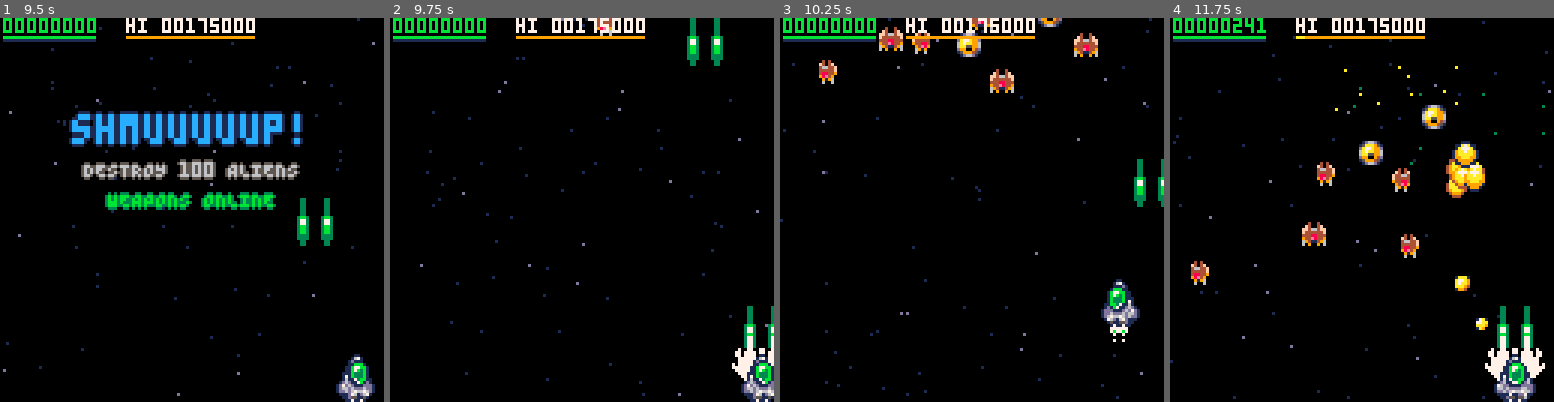
Above: before the commit, frames 1-4 (left to right).
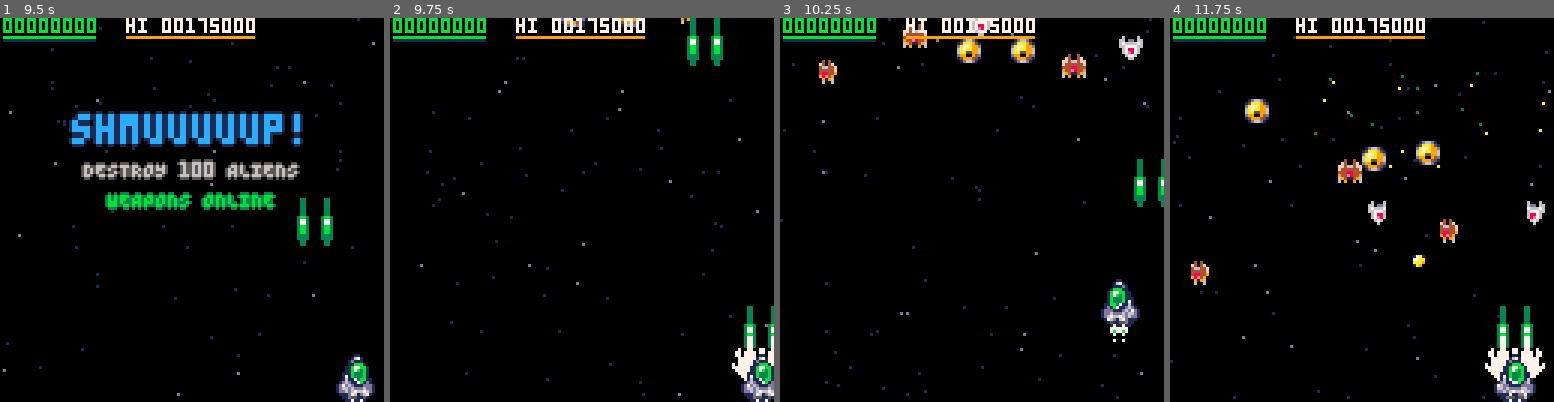
Above: after the commit, the same moments.

Repository: wimpysworld/antsy-alien-attack-pico
Game: PICO-8 cartridge main.p8
Two runs of this game, one before a commit and one after it. Both use one fixed random seed, a clock stepped at 60 frames per second and the inputs below.
Inputs:
- Up to frame 1 (9.5 s): tap X (X key) at 0.33, 1.07, 1.85, 2.97, 4.08, 5.2, 6.32, 7.43, 8.55 s; tap O (Z key) at 0.7, 1.7, 2.1, 2.5, 2.9, 3.3, 3.7, 4.1, 4.5, 4.9, 5.3, 5.7, 6.1, 6.5, 6.9, 7.3, 7.7, 8.1, 8.5, 8.9, 9.3 s; hold Right 1.6-2.1 s; hold Up 2.15-2.42 s; hold Right 2.47-3.03 s; hold Left 3.08-3.58 s; hold Down 3.63-3.97 s; hold Right 4.02-4.68 s; hold Up 4.73-5.03 s; hold Left 5.08-5.68 s; hold Down 5.73-6.03 s; hold Right 6.08-6.58 s; hold Right 6.63-7.13 s; hold Up 7.18-7.45 s; hold Right 7.5-8.07 s; hold Left 8.12-8.62 s; hold Down 8.67-9 s; hold Right from 9.05 s (still down)
- Up to frame 2 (9.75 s): tap X (X key) at 9.67 s; tap O (Z key) at 9.7 s; release Right at 9.72 s
- Up to frame 3 (10.25 s): hold Up 9.77-10.07 s; tap O (Z key) at 10.1 s; hold Left from 10.12 s (still down)
- Up to frame 4 (11.75 s): tap O (Z key) every 0.4 s from 10.5 to 11.7 s; release Left at 10.72 s; hold Down 10.77-11.07 s; tap X (X key) at 10.78 s; hold Right 11.12-11.62 s

Frame 1 is identical in both runs. In frame 2, 0.2% of the frame differs, in the area x 44-79%, y 0-5%; in frame 3, 2.7%; in frame 4, 5.2%, in the area x 16-98%, y 0-82%.

Commit message:
feat: add silver class alien to shmup mini game

Diff:
--- a/main.p8
+++ b/main.p8
@@ -759,8 +759,7 @@
  else
   gamestate.hud_progress=gamestate.aliens_destroyed
   if #aliens<gamestate.aliens_max then
-   local spawn=split("drone,bronze")
-
+   local spawn=split("drone,bronze,silver")
    create_alien(rnd_range(16,112),rnd_range(-16,-8),spawn[rnd_range(1,#spawn)])
   end
   if gamestate.aliens_destroyed>=win_target then
